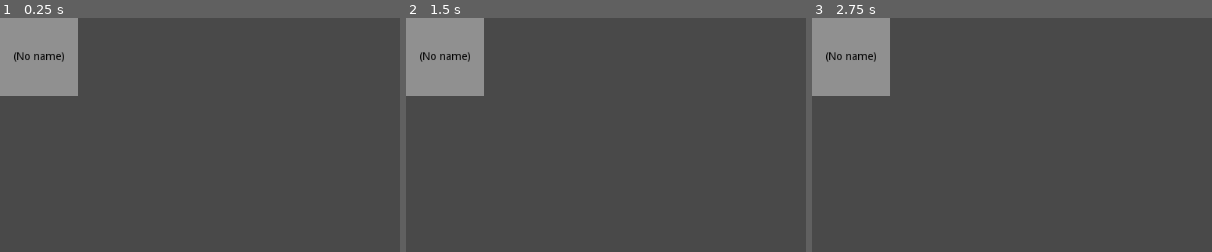
Above: before the commit, frames 1-3 (left to right).
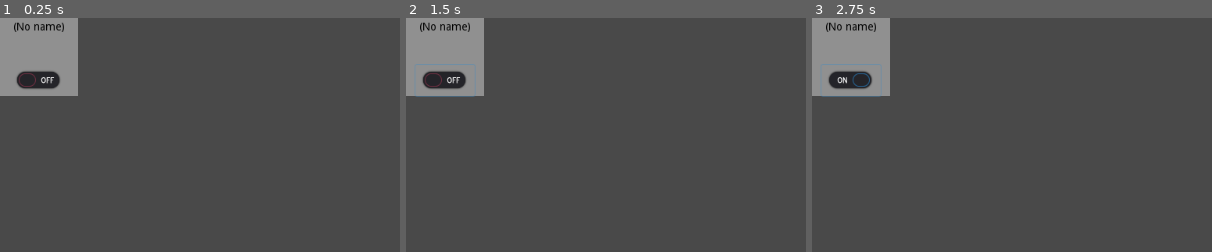
Above: after the commit, the same moments.

Repository: EdgarsJoja/reflex-client
Game: Godot game, scene res://scenes/ui/LobbyPlayer.tscn
Two runs of this game, one before a commit and one after it. Both use one fixed random seed, a clock stepped at 60 frames per second and the inputs below. This scene is started directly instead of the project's main scene.
Inputs (mouse positions are % of the whole screen's width and height, from its top left):
- Up to frame 1 (0.25 s): no input
- Up to frame 2 (1.5 s): click (5, 13) at 0.52 s; click (5, 13) at 1.27 s
- Up to frame 3 (2.75 s): click (5, 13) at 2.02 s
The pictures show only the part of the screen within x 0-50%, y 0-50%; the shares and areas given below are measured in that part.

The runs differ from the first frame. In frame 1, 1.2% of the frame differs, in the area x 3-16%, y 1-31%; in frame 2, 1.3%; in frame 3, 1.3%, in the area x 2-18%, y 1-34%.

Commit message:
Added player ready button which syncs with server in lobby UI

Diff:
--- a/project.godot
+++ b/project.godot
@@ -8,9 +8,14 @@
 
 config_version=4
 
-_global_script_classes=[  ]
+_global_script_classes=[ {
+"base": "Node",
+"class": "CurrentPlayer",
+"language": "GDScript",
+"path": "res://scripts/player/CurrentPlayer.gd"
+} ]
 _global_script_class_icons={
-
+"CurrentPlayer": ""
 }
 
 [application]
--- a/scenes/ui/LobbyPlayer.tscn
+++ b/scenes/ui/LobbyPlayer.tscn
@@ -11,6 +11,7 @@
 "_edit_use_anchors_": false
 }
 username_label_path = NodePath("ColorRect/Username")
+ready_button_path = NodePath("ColorRect/CheckButton")
 
 [node name="ColorRect" type="ColorRect" parent="."]
 anchor_right = 1.0
@@ -22,14 +23,24 @@
 }
 
 [node name="Username" type="Label" parent="ColorRect"]
-anchor_top = 0.5
 anchor_right = 1.0
-anchor_bottom = 0.5
-margin_top = -7.0
-margin_bottom = 7.0
+margin_top = 5.0
+margin_bottom = 14.0
 custom_colors/font_color = Color( 0, 0, 0, 1 )
 align = 1
 autowrap = true
 __meta__ = {
 "_edit_use_anchors_": false
 }
+
+[node name="CheckButton" type="CheckButton" parent="ColorRect"]
+anchor_left = 0.5
+anchor_top = 1.0
+anchor_right = 0.5
+anchor_bottom = 1.0
+margin_left = -38.0
+margin_top = -40.0
+margin_right = 38.0
+__meta__ = {
+"_edit_use_anchors_": false
+}
--- /dev/null
+++ b/scripts/player/CurrentPlayer.gd
@@ -0,0 +1,23 @@
+extends Node
+
+class_name CurrentPlayer
+
+var player = null
+
+
+func _ready():
+	pass
+
+
+func get_current_player() -> Dictionary:
+	if null == player:
+		var players = Lobby.get_players()
+
+		for i in range(players.size()):
+			var player_object: Dictionary = players[i]
+
+			if player_object.get('network_id') == get_tree().get_network_unique_id():
+				player = player_object
+				break
+
+	return player
--- a/scripts/ui/LobbyPlayer.gd
+++ b/scripts/ui/LobbyPlayer.gd
@@ -2,6 +2,9 @@
 
 export(NodePath) var username_label_path
 onready var username_label: Label = get_node(username_label_path)
+
+export(NodePath) var ready_button_path
+onready var ready_button: CheckButton = get_node(ready_button_path)
 
 var player = {}
 
@@ -9,6 +12,19 @@
 func _ready():
 	username_label.text = player.get('username', '(No name)')
 
+	init_ready_button()
+	ready_button.connect('toggled', self, 'set_player_status')
+
 
 func set_player(value: Dictionary) -> void:
 	player = value
+
+
+func set_player_status(ready_on: bool) -> void:
+	Signals.emit_signal('update_player_data', {
+		'status': 'ready' if ready_on else 'waiting'
+	})
+
+
+func init_ready_button() -> void:
+	ready_button.pressed = player.get('status') == 'ready'
